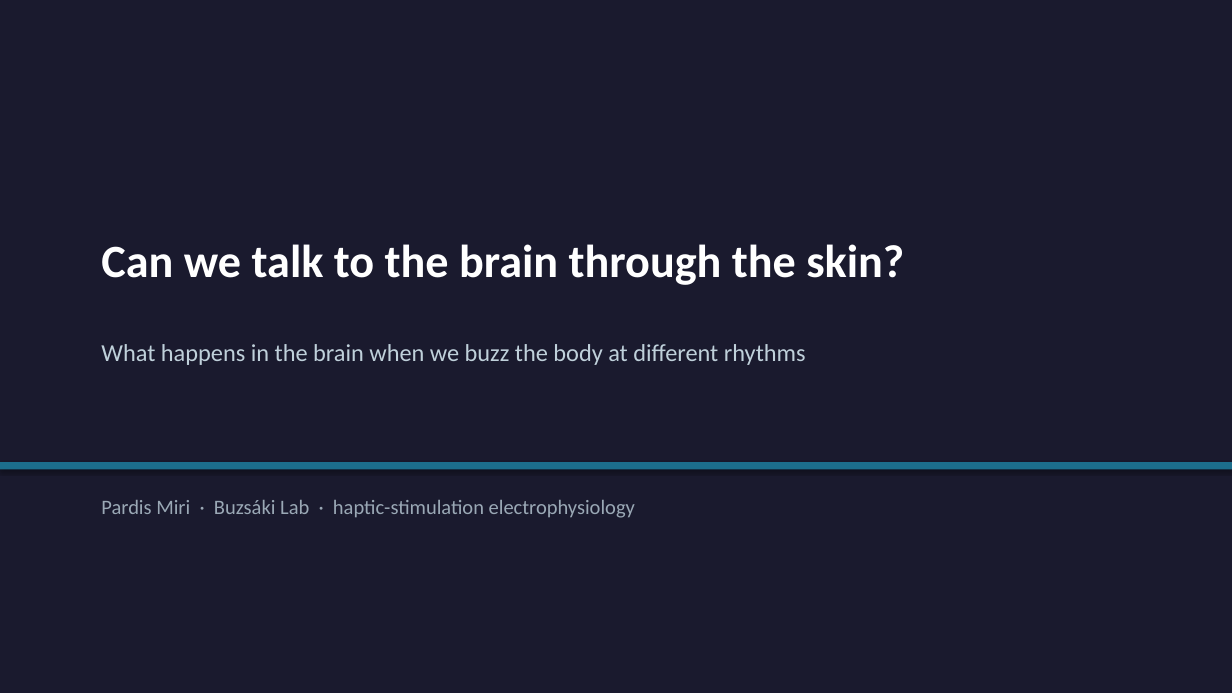
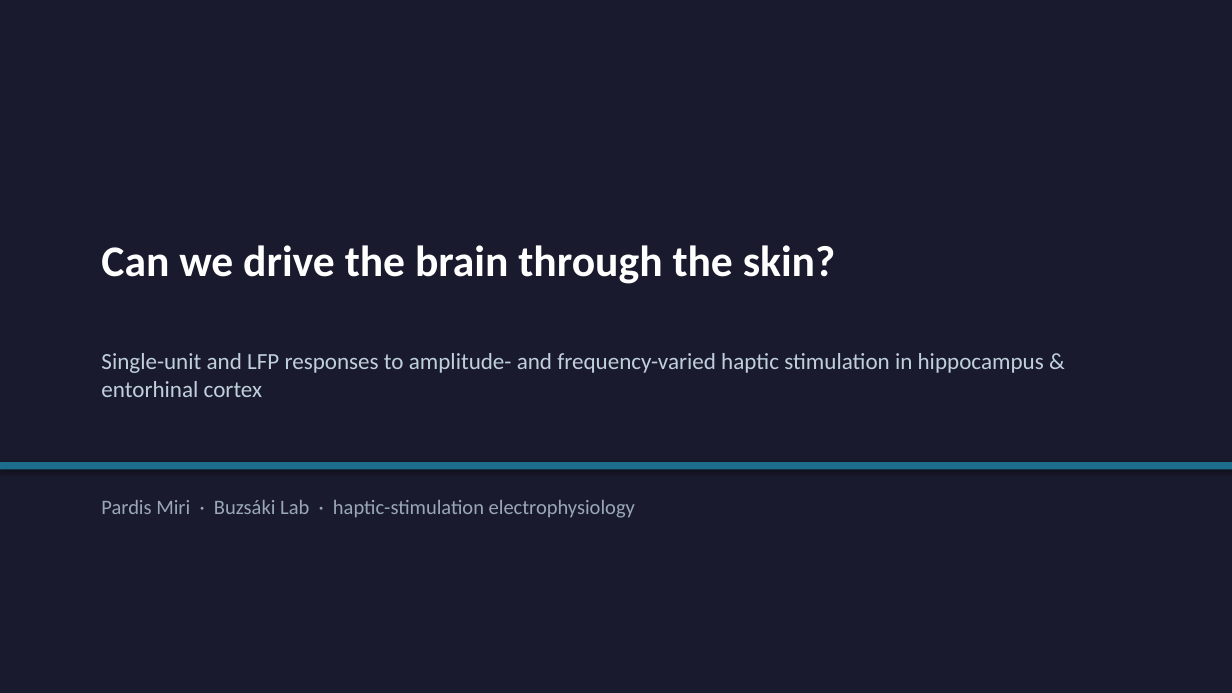
Before and after one commit to wehabit/hpaticmousebuzsakilab, a slide deck: slide 1 of presentation/haptic_brain_talk.pptx. Drawn at 1232x693 pixels with LibreOffice and Linux fonts; fonts in the diff are those of the drawing. Boxes give left, top, right and bottom in pixels: in the first picture for what was removed or moved away, otherwise in the second. Text is boxed around its words. In the diff, an @@ line names an element or a change of style, - is before the commit and + after.

```diff
--- a/presentation/haptic_brain_talk.pptx
+++ b/presentation/haptic_brain_talk.pptx
@@ text at [101, 245, 836, 284]: text changed; size 36 to 34 pt @@
-Can we talk to the brain through the skin?
+Can we drive the brain through the skin?
@@ text at [101, 353, 1044, 397]: text changed; size 19 to 18 pt @@
-What happens in the brain when we buzz the body at different rhythms
+Single-unit and LFP responses to amplitude- and frequency-varied haptic stimulation in hippocampus & entorhinal cortex
```
Also in this commit, not shown: 18 other slides changed, 7 slides added, 7 slides removed, 9 other files.
